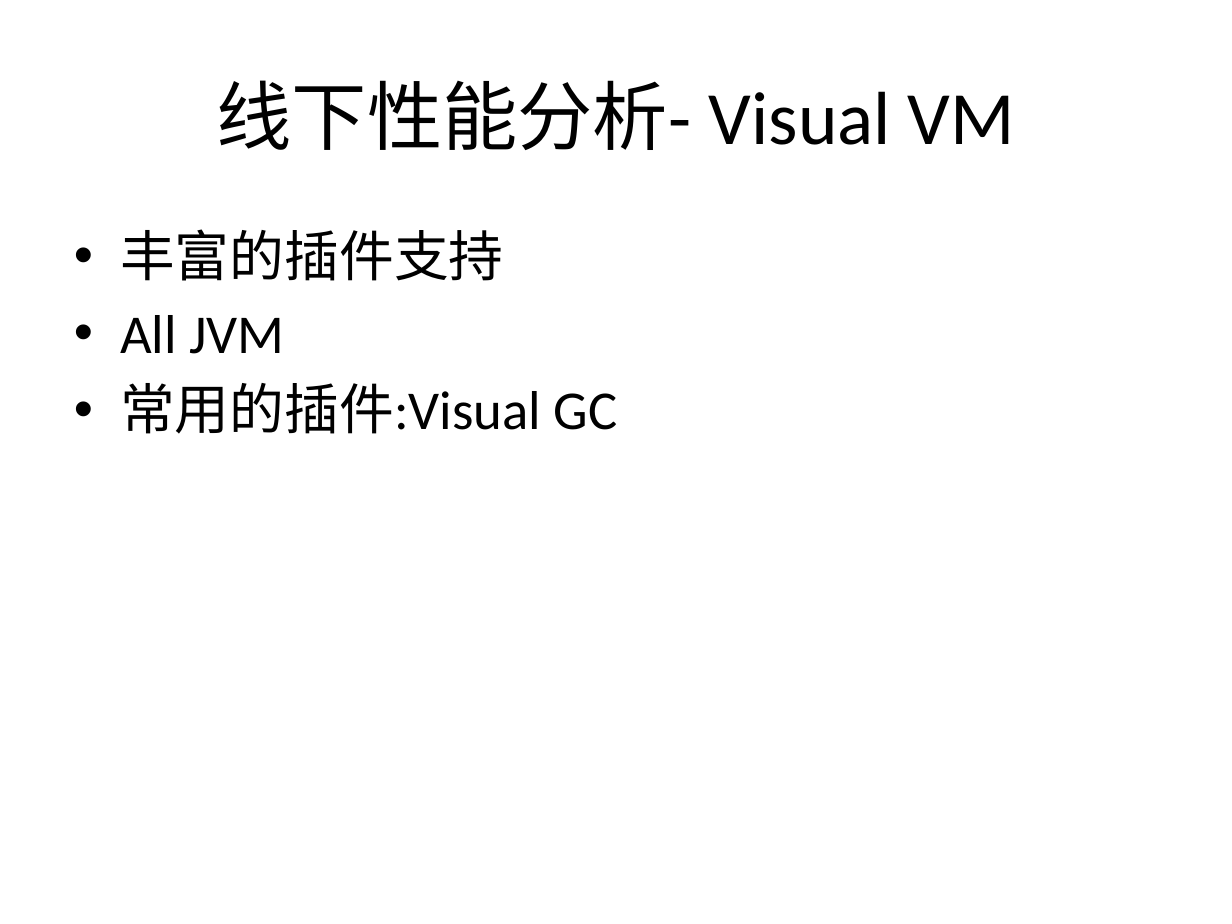
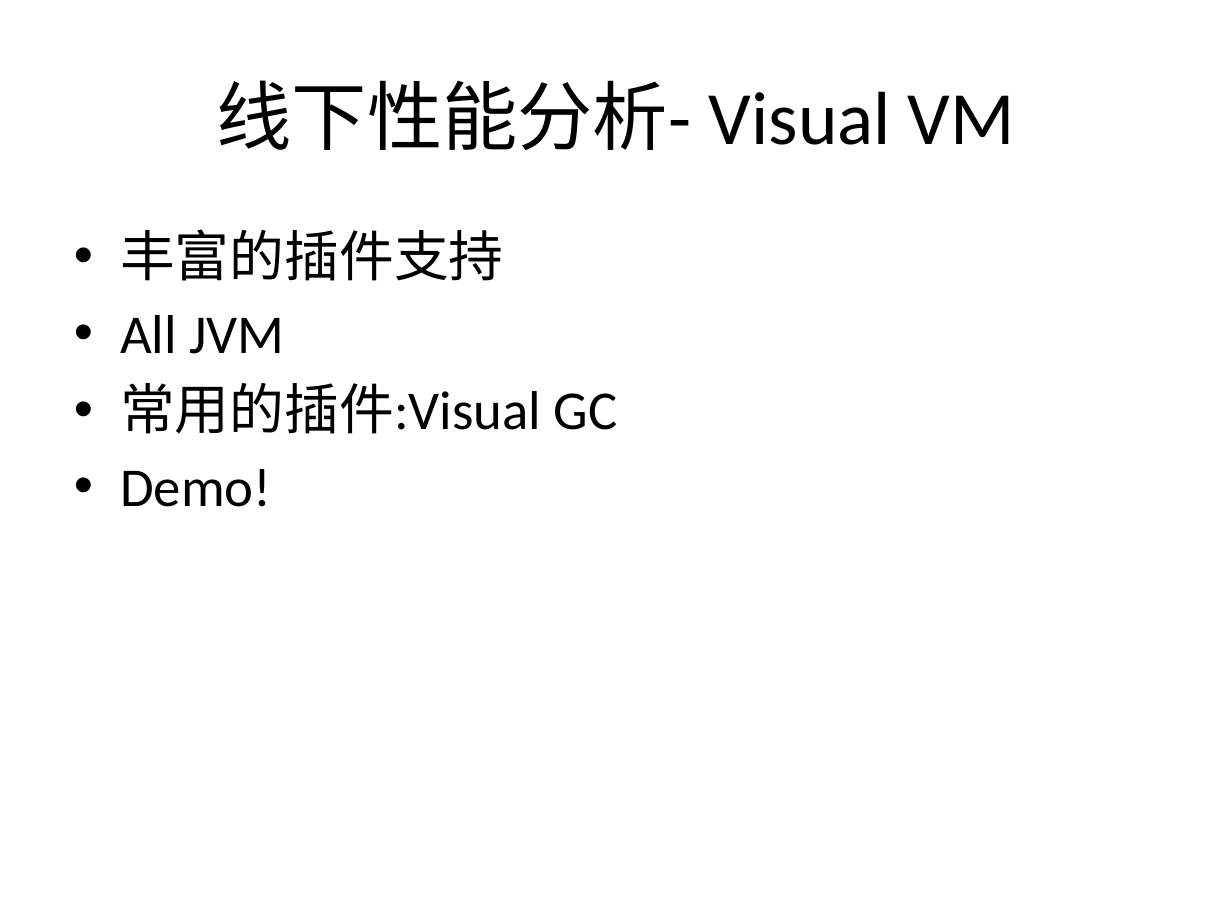
Before and after one commit to cyberdak/javaperformance, a slide deck: slide 33 of Java 性能优化.pptx. Drawn at 1232x924 pixels with LibreOffice and Linux fonts; fonts in the diff are those of the drawing. Boxes give left, top, right and bottom in pixels: in the first picture for what was removed or moved away, otherwise in the second. Text is boxed around its words. In the diff, an @@ line names an element or a change of style, - is before the commit and + after.

```diff
--- a/Java 性能优化.pptx
+++ b/Java 性能优化.pptx
@@ text at bbox=[120, 469, 271, 507]: paragraph added @@
+• Demo!
```
Also in this commit, not shown: 5 other slides changed.
